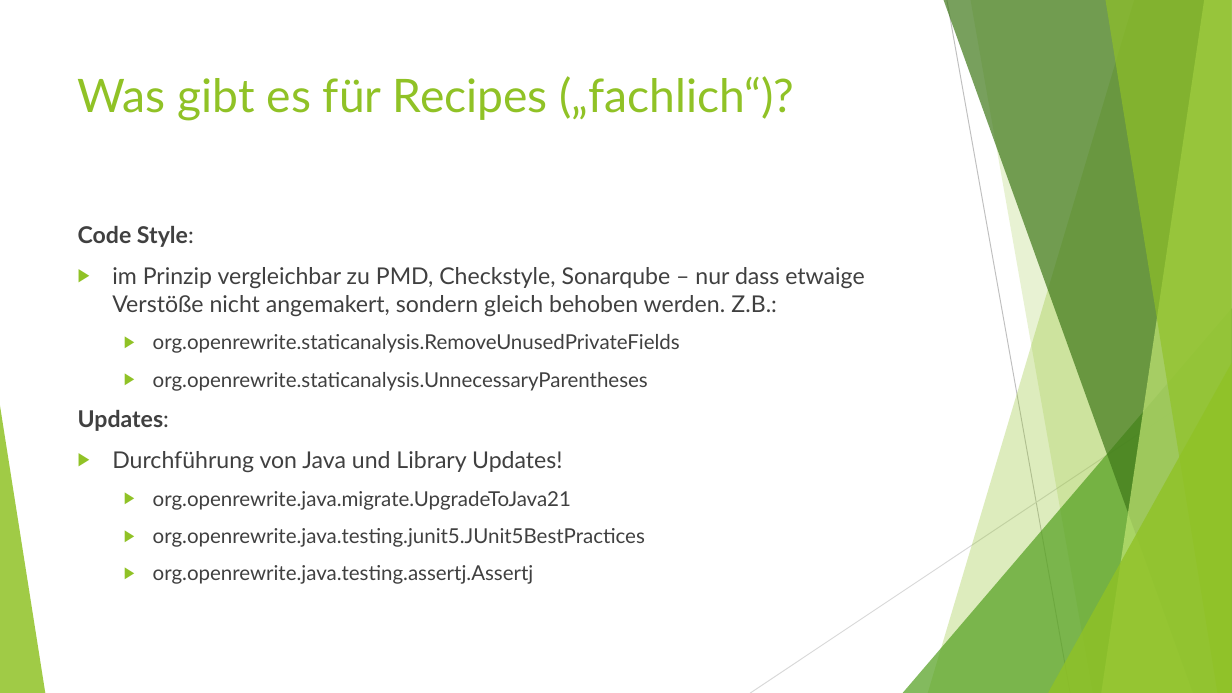
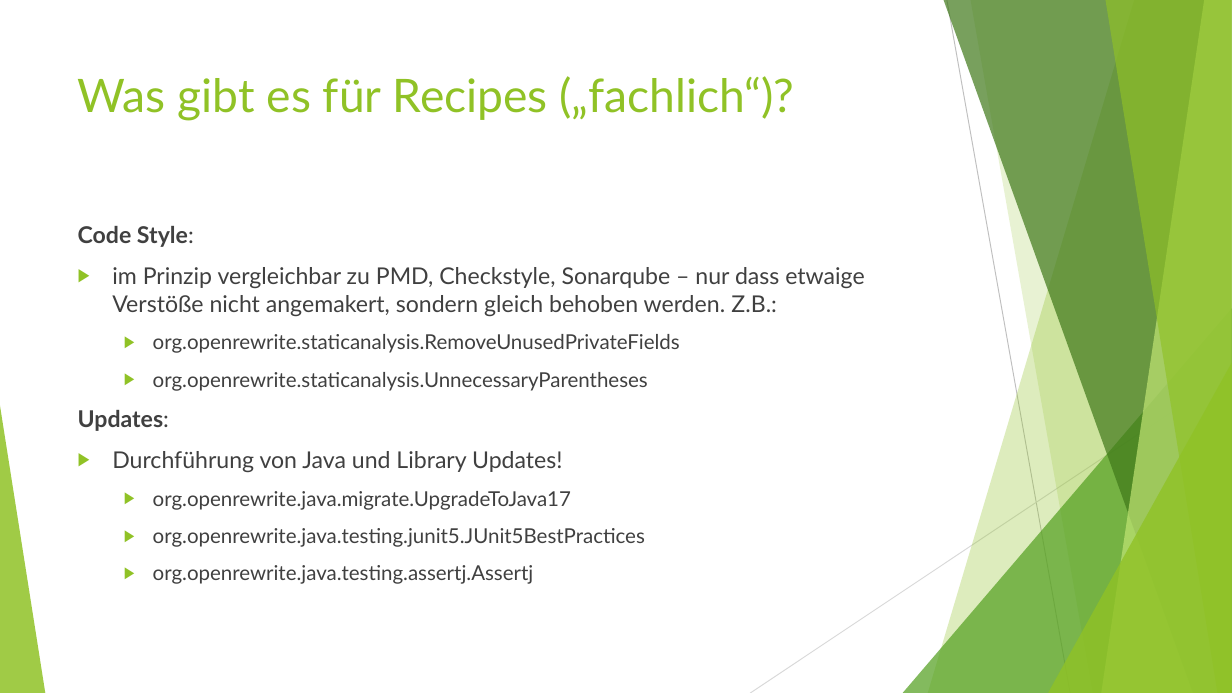
Before and after one commit to MichaelZett/20250210_java_12_17, a slide deck: slide 101 of Neuerungen_Java_12_17.pptx (slide 96 before the commit). Drawn at 1232x693 pixels with LibreOffice and Linux fonts; fonts in the diff are those of the drawing. Boxes give left, top, right and bottom in pixels: in the first picture for what was removed or moved away, otherwise in the second. Text is boxed around its words. In the diff, an @@ line names an element or a change of style, - is before the commit and + after.

```diff
--- a/Neuerungen_Java_12_17.pptx
+++ b/Neuerungen_Java_12_17.pptx
@@ text at (x1=153, y1=491, x2=571, y2=510): text changed @@
-  ▶ org.openrewrite.java.migrate.UpgradeToJava21
+  ▶ org.openrewrite.java.migrate.UpgradeToJava17
```
Also in this commit, not shown: 2 other slides changed, 5 slides added, 1 other file.
